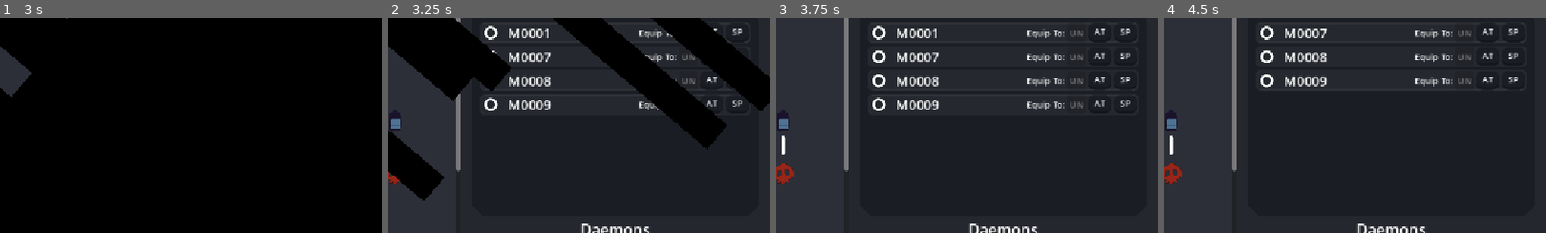
Above: before the commit, frames 1-4 (left to right).
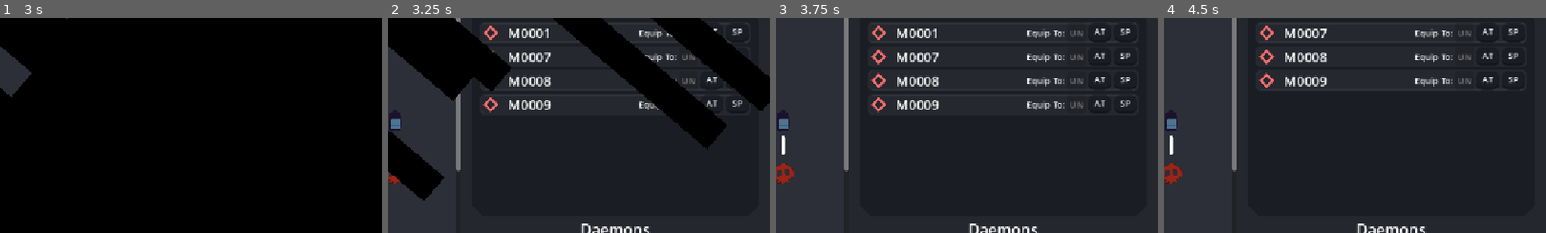
Above: after the commit, the same moments.

Repository: ProgrammerOnCoffee/operation-daemon
Game: Godot game, scene res://scenes/main.tscn
Two runs of this game, one before a commit and one after it. Both use one fixed random seed, a clock stepped at 60 frames per second and the inputs below. Sound files missing from this copy of the repository are replaced by a short silence.
Inputs (mouse positions are % of the whole screen's width and height, from its top left):
- Up to frame 1 (3 s): click "START" at 0.5 s; click "START" at 1.25 s; click "BEGIN EXPEDITION" at 2 s; click "BEGIN EXPEDITION" at 2.75 s
- Up to frame 2 (3.25 s): no input
- Up to frame 3 (3.75 s): move the mouse to (72, 45) at 3.52 s; hold Right (select_right) from 3.53 s (still down); hold Space (qte_press) from 3.53 s (still down); click (72, 45) at 3.67 s
- Up to frame 4 (4.5 s): release Right (select_right) at 4.25 s; release Space (qte_press) at 4.25 s; click "AT" at 4.25 s
The pictures show only the part of the screen within x 50-100%, y 14-64%; the shares and areas given below are measured in that part.

Frame 1 is identical in both runs. In frame 2, 0.3% of the frame differs, in the area x 24-29%, y 3-44%; in frame 3, 0.6%, in the area x 24-30%, y 3-44%; in frame 4, 0.5%.
Error before the commit: Invalid access to property or key 'button_hover_player' on a base object of type 'Nil'. (res://scripts/laboratory.gd:164)
Error after the commit: Invalid access to property or key 'button_hover_player' on a base object of type 'Nil'. (res://scripts/laboratory.gd:166)

Commit message:
PlayerData -> Player
Made the player in combat get their health, modules etc from the singleton PlayerData, and return its health back to the singleton when combat ends.

Diff:
--- a/scripts/combat_handler.gd
+++ b/scripts/combat_handler.gd
@@ -149,6 +149,9 @@
 		$EndScreen.set_anchors_and_offsets_preset(Control.PRESET_CENTER)
 		$EndScreen/MarginContainer/VBoxContainer/Continue.text = "Return To Laboratory"
 
+	# Push the player's data back to the Singleton.
+	PlayerData.health = player.health # Just this. Everything else's forgotton.
+
 	# Blur background
 	$BackBufferCopy.show()
 	$Blur.show()
--- a/scripts/effects/example_effect.gd
+++ /dev/null
@@ -1,24 +0,0 @@
-extends Effect
-# An example healing effect.
-
-## Name & Description for tooltips.
-func _get_effect_name() -> String: return "Healing"
-func _get_description() -> String: return "Heals the attacker by %d HP." % base
-
-func _get_effect_color() -> Color: return Color.BLUE
-func _get_icon_point_count() -> int: return 0
-
-## Heals 10.0 w/o any modifiers
-func _get_base() -> float: return 1.0
-
-## Targets the attacker
-func _get_target_type() -> Module.TARGET: return Module.TARGET.ATTACKER
-func _is_beneficial() -> bool: return true
-
-## Apply this effect after attacking.
-func _get_apply_type() -> ApplyType: return ApplyType.AFTER_ATTACK
-
-## Actually do that healing.
-func apply_effect(target: Entity) -> bool:
-	target.health += int(base) # Or something like this
-	return true ## Free immediately - no DoT
--- /dev/null
+++ b/scripts/effects/timebomb_effect.gd
@@ -0,0 +1,29 @@
+extends Effect
+
+func _get_effect_name() -> String: return "Timebomb"
+func _get_description() -> String: return "Every attack applies a bomb, which has a chance of exploding each turn. Every turn it doesn't explode, its damage goes up by %s%. Starts at 3 dmg." % String.num(base * 100)
+
+func _get_effect_color() -> Color: return Color(0.95, 0.427, 0.427, 1.0)
+func _get_icon_point_count() -> int: return 4
+
+# Divided by 3 at the end to make this scale less extremely.
+# +10 percent w/o the division is an extra 10+ dmg.
+func _get_base() -> float: return 1.8 * 3
+
+func _get_target_type() -> Module.TARGET: return Module.TARGET.ATTACKEE
+func _is_beneficial() -> bool: return true
+
+func _get_apply_type() -> ApplyType: return ApplyType.BEFORE_ATTACK
+
+var damage := 3.
+var turn := 0
+func apply_effect(target: Entity) -> bool:
+
+	if randf() < 0.6 or turn >= 6:
+		# Yes Rico, kaboom.
+		print("bakoom -> ", base, "/", pow(base / 3., turn), " to ", target, " turn ", turn)
+		target.take_damage(floori(pow(base / 3., turn)))
+		return true # No more bomb ._.
+
+	turn += 1
+	return false
--- a/scripts/entity.gd
+++ b/scripts/entity.gd
@@ -147,6 +147,7 @@
 
 			# Inflict the effect onto the relevant entities.
 			var target := onto if effect.target_type == Module.TARGET.ATTACKEE else self
+
 			target.current_effects.append(new_effect)
 
 
--- a/scripts/inventory.gd
+++ b/scripts/inventory.gd
@@ -8,7 +8,7 @@
 	_update_daemon_list()
 
 	for i in 10:
-		PlayerData.modules += [Module.new([], randi_range(0,2) as Module.SLOT)]
+		PlayerData.modules += [Module.new([preload("res://scripts/effects/timebomb_effect.gd").new()], randi_range(0,2) as Module.SLOT)]
 
 	PlayerData.modules_changed.connect(_update_module_list)
 	_update_module_list()
@@ -49,14 +49,9 @@
 	for module in PlayerData.modules:
 		var entry := find_entry.call() as ModuleEntry
 
-		print(entry.get_parent())
-
-		print(module.slot, " -> ", tabs[module.slot])
 		tabs[module.slot].add_child(entry)
 
 		entry._display(module)
-
-	print(PlayerData.modules)
 
 	# If there are any extra entries, toss 'em.
 	for entry in unused_module_entries: entry.queue_free()
--- a/scripts/laboratory.gd
+++ b/scripts/laboratory.gd
@@ -39,6 +39,8 @@
 func _start_pressed() -> void:
 	# Reset the current act.
 	Global.act = 0
+	# Reset the player's health.
+	PlayerData.health = PlayerData.max_health
 
 	Global.request_track_transition.emit("Map")
 
--- a/scripts/map.gd
+++ b/scripts/map.gd
@@ -30,6 +30,12 @@
 	if entity is Player:
 		marker_name = "PlayerMarker"
 		combat_handler.player = entity
+
+		# Import other info from PlayerData
+		for property in ["health", "max_health", "modules"]:
+			entity.set(property, PlayerData.get(property))
+		entity.daemons = PlayerData.permanent_daemons
+
 	else:
 		marker_name = "EnemyMarker%d" % combat_handler.enemies.size()
 		combat_handler.enemies.append(entity)
--- a/scripts/module.gd
+++ b/scripts/module.gd
@@ -29,4 +29,4 @@
 	name = "M%s" % Global.lead(id, 4)
 	slot = set_slot
 
-func _to_string() -> String: return name
+func _to_string() -> String: return name + "/" + str(slot as SLOT)
--- a/scripts/player_data.gd
+++ b/scripts/player_data.gd
@@ -10,7 +10,7 @@
 const max_health:int = 100
 
 # The player's current health.
-var health:int = 30:
+var health:int = 100:
 	set(to):
 		health = clamp(to, 0, max_health)
 		health_changed.emit()
Not shown, removed: scripts/effects/example_effect.gd.uid
Not shown, added: scripts/effects/timebomb_effect.gd.uid
